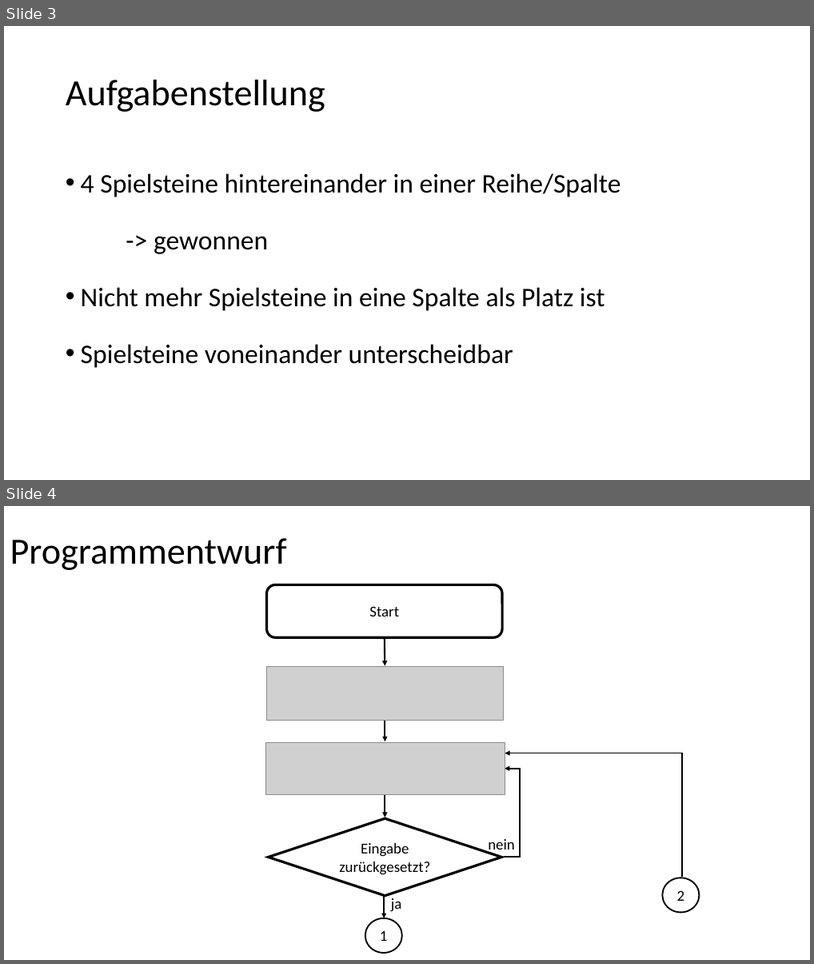
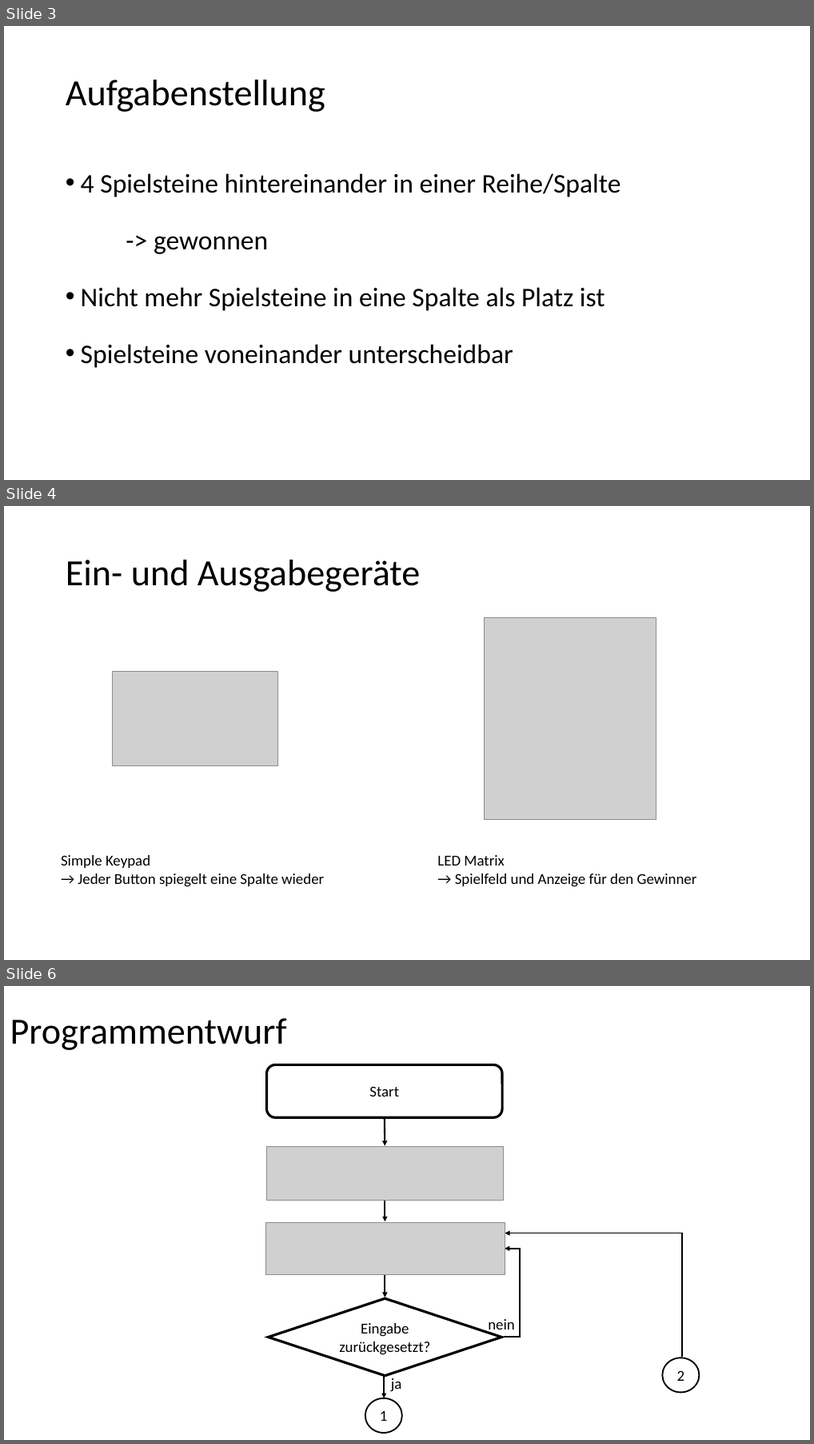
Before and after one commit to riesinger/8051-gewinnt, a slide deck: VierGewinnt.pptx. Shown one above the other, each under a label of ours: slides 3 and 4 before the commit, slides 3, 4 and 6 after it; the slides between them are not shown. The pictures are 814x964 and 814x1444 pixels, drawn with LibreOffice and Linux fonts; fonts in the diff are those of the drawing; grey boxes stand for pictures. Boxes give left, top, right and bottom in pixels: in the first picture for what was removed or moved away, otherwise in the second. Text is boxed around its words. In the diff, an @@ line names an element or a change of style, - is before the commit and + after.

Commit message:
PP

```diff
--- a/VierGewinnt.pptx
+++ b/VierGewinnt.pptx
@@ slide 4 added at (4,506,810,960), background #FFFFFF @@
@@ title added at (66,560,420,592), 44 pt, text #000000 @@
+Ein- und Ausgabegeräte
@@ picture added at (484,618,656,819) @@
@@ picture added at (113,671,278,765) @@
@@ text added at (61,855,324,887), 18 pt, text #000000 @@
+Simple Keypad
+→ Jeder Button spiegelt eine Spalte wieder
@@ text added at (438,855,698,887), 18 pt, text #000000 @@
+LED Matrix
+→ Spielfeld und Anzeige für den Gewinner
@@ what was slide 4 is now slide 6 @@
```
Also in this commit, not shown: 1 slide changed, 1 other slide added.
